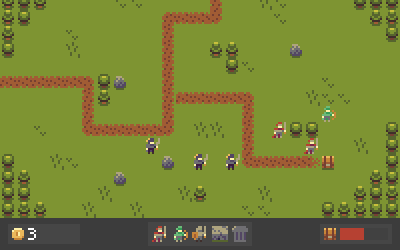
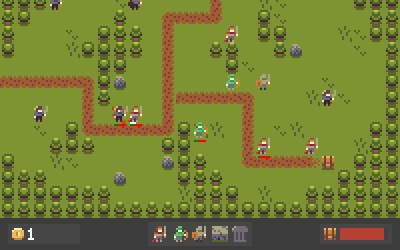
Two versions of the same layered image (400 x 250). Layer-by-layer changes:
painted on "Layer 1" over bbox(28, 0, 398, 240)
